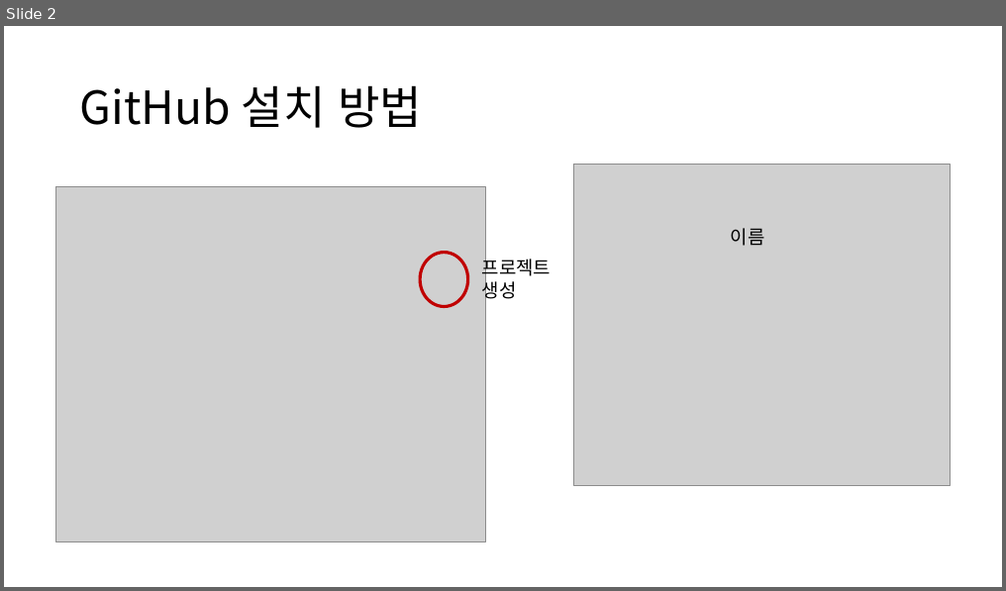
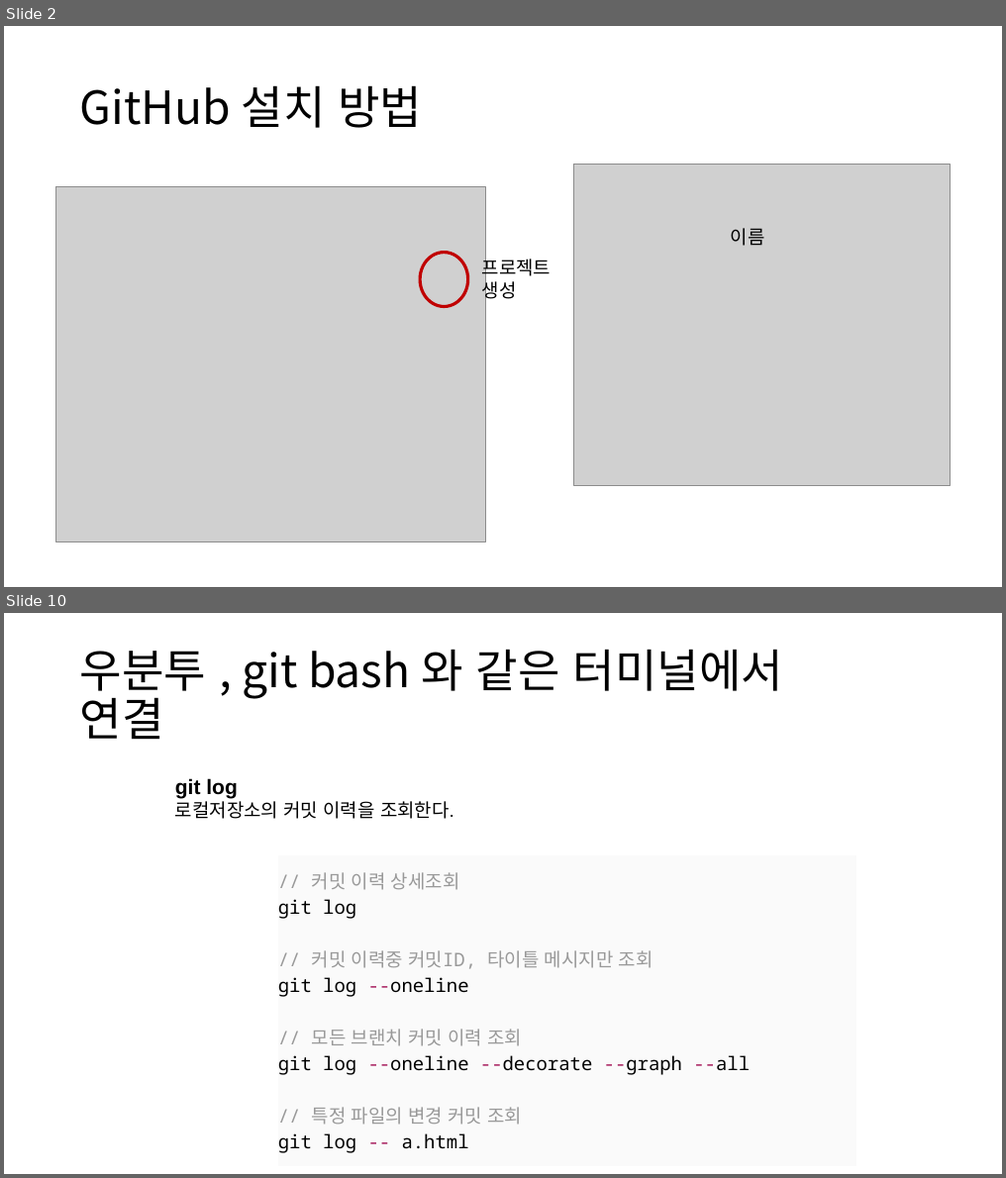
Before and after one commit to comettlee/My_study, a slide deck: Github.pptx. Shown one above the other, each under a label of ours: slide 2 before the commit, slides 2 and 10 after it; the slides between them are not shown. The pictures are 1006x591 and 1006x1178 pixels, drawn with LibreOffice and Linux fonts; fonts in the diff are those of the drawing; grey boxes stand for pictures. Boxes give left, top, right and bottom in pixels: in the first picture for what was removed or moved away, otherwise in the second. Text is boxed around its words. In the diff, an @@ line names an element or a change of style, - is before the commit and + after.

Commit message:
2019.06.17 Github 연결 방법 , AWS 웹서버 구축 하기

```diff
--- a/Github.pptx
+++ b/Github.pptx
@@ slide 10 added at <box>4,613,1002,1174</box>, background #FFFFFF @@
@@ title added at <box>80,649,783,740</box>, 44 pt, text #000000 @@
+우분투 , git bash 와 같은 터미널에서
+연결
@@ text added at <box>175,778,454,819</box>, 18 pt, text #000000 @@
+git log
+로컬저장소의 커밋 이력을 조회한다.
@@ table added at <box>278,856,856,1166</box>, 1 rows, 1 columns @@
+// 커밋 이력 상세조회 / git log / // 커밋 이력중 커밋ID, 타이틀 메시지만 조회 / git log --oneline / // 모든 브랜치 커밋 이력 조회 / git log --oneline --decorate --graph --all / // 특정 파일의 변경 커밋 조회 / git log -- a.html
```
Also in this commit, not shown: 1 slide changed, 9 other slides added, 1 other file.
